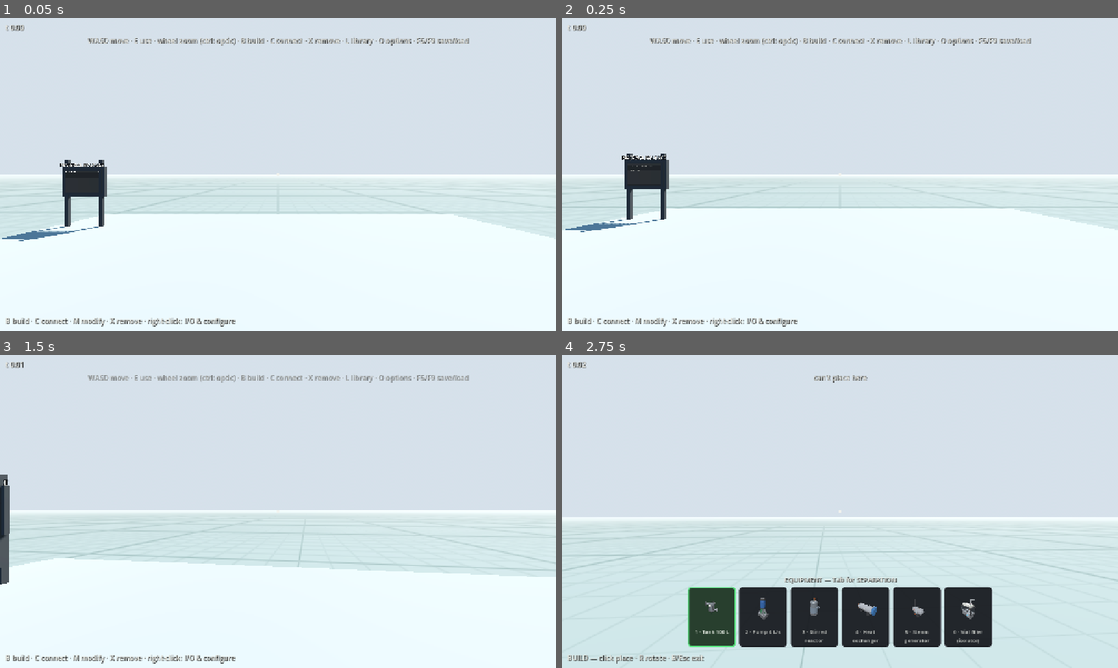
Above: before the commit, frames 1-4 (two rows, left to right).
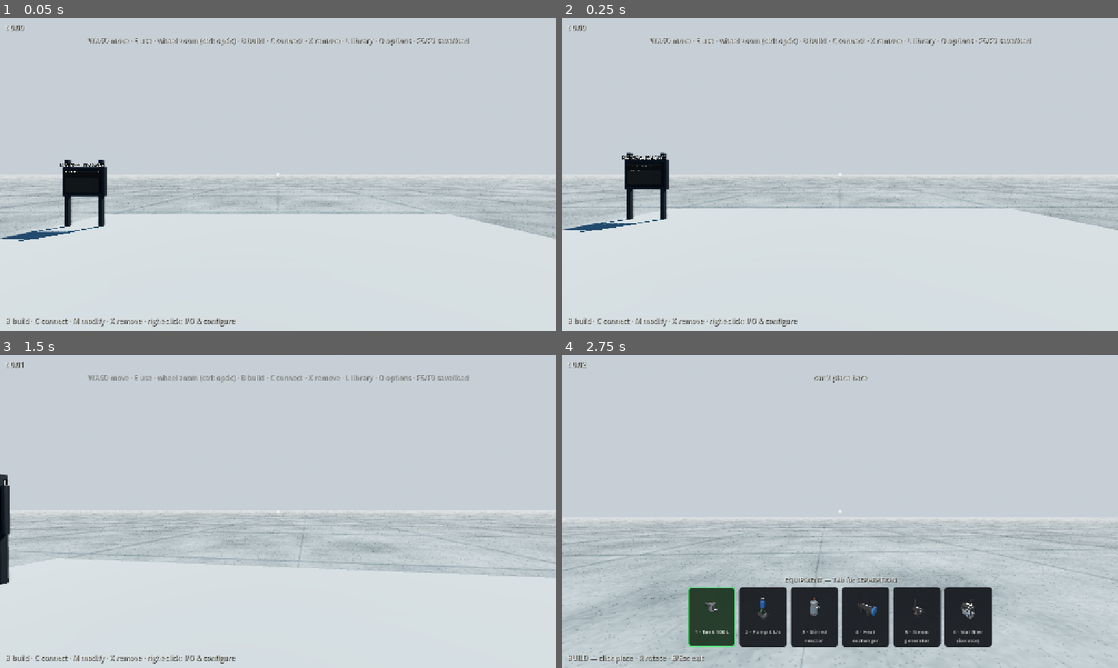
Above: after the commit, the same moments.

Repository: whharris917/flowstate
Game: Godot game, scene res://world/blank.tscn
The game is run twice, just before and just after one commit, with the same random seed, the same clock (stepped at 60 frames per second) and the same inputs. Sound files missing from this copy of the repository are replaced by a short silence.
Inputs (mouse positions are in pixels of both pictures, inside the frame that each line leads up to):
- Up to frame 1 (0.05 s): no input
- Up to frame 2 (0.25 s): no input
- Up to frame 3 (1.5 s): tap Enter at 0.5 s; move the mouse to (305, 511) at 0.52 s; hold E (interact) 0.53-1.28 s; hold W (move_forward) from 0.53 s (still down); click (305, 511) at 0.8 s; move the mouse to (250, 511) at 1.27 s; click (250, 511) at 1.35 s
- Up to frame 4 (2.75 s): keep holding W (move_forward); tap E (interact) at 1.55 s; move the mouse to (851, 505) at 2.02 s; hold B (build_mode) from 2.03 s (still down); click (851, 505) at 2.3 s

The runs differ from the first frame. In frame 1, 48% of the frame differs, in the area x 0-100%, y 45-100%; in frame 2, 49%, in the area x 0-100%, y 42-100%; in frame 3, 47%; in frame 4, 33%.

Commit message:
Realism pass: finishes read off the colour, concrete ground, ACES and SSAO
The director's call (2026-09-11) retires the flat-colour placeholder
policy. ViewUtil.flat now infers a finish from the colour a view asks
for: light greys are brushed stainless with anisotropic highlights,
dark greys painted or cast steel, colours enamel with a clearcoat,
alpha glass; matte() is asked for by name for concrete and painted
walls. The ground shader is procedural concrete under a faint grid.
Both environments run ACES with SSAO, soft 8k directional shadows and
4x MSAA, with the daytime ambient pulled down so steel keeps its
contrast. Verified from probe screenshots.

Co-Authored-By: Claude Fable 5.1 <noreply@anthropic.com>

Diff:
--- a/game/components/structure_factory.gd
+++ b/game/components/structure_factory.gd
@@ -72,6 +72,15 @@
 	"s_railing": COL_STEEL,
 	"s_sign": Color(0.10, 0.32, 0.52),
 }
+
+
+## Walls, doors and windows are painted panels, not polished steel;
+## the finish heuristic in ViewUtil.flat would read their light grey
+## as stainless.
+static func material_for(type_id: String) -> StandardMaterial3D:
+	if type_id in ["s_wall", "s_door", "s_window"]:
+		return ViewUtil.matte(COLORS[type_id])
+	return ViewUtil.flat(COLORS[type_id])
 
 
 static func beam_size(length: float) -> Vector3:
@@ -128,7 +137,7 @@
 
 static func _build_basic(body: StructureView, type_id: String, size: Vector3) -> void:
 	_collide(body, size, Vector3.ZERO)
-	ViewUtil.box(body, size, Vector3.ZERO, ViewUtil.flat(COLORS[type_id]))
+	ViewUtil.box(body, size, Vector3.ZERO, material_for(type_id))
 	# Flange lines on steel members so they read as sections, not slabs.
 	var steel := ViewUtil.flat(COLORS[type_id])
 	var bolt := ViewUtil.flat(Color(0.35, 0.36, 0.38))
@@ -163,7 +172,7 @@
 ## and its blocker slide together, and the blocker disables once the
 ## leaf is mostly open so the doorway is passable.
 static func _build_door(body: StructureView, size: Vector3) -> void:
-	var mat := ViewUtil.flat(COLORS["s_door"])
+	var mat := material_for("s_door")
 	var half_h := size.y / 2.0
 	for side: float in [-1.0, 1.0]:
 		var jamb := Vector3(0.18, size.y, size.z)
@@ -186,7 +195,7 @@
 
 
 static func _build_window(body: StructureView, size: Vector3) -> void:
-	var mat := ViewUtil.flat(COLORS["s_window"])
+	var mat := material_for("s_window")
 	_collide(body, size, Vector3.ZERO)
 	ViewUtil.box(body, Vector3(size.x, 1.0, size.z), Vector3(0, -size.y / 2.0 + 0.5, 0), mat)
 	ViewUtil.box(body, Vector3(size.x, 0.6, size.z), Vector3(0, size.y / 2.0 - 0.3, 0), mat)
--- a/game/components/view_util.gd
+++ b/game/components/view_util.gd
@@ -1,13 +1,77 @@
 class_name ViewUtil
-## Shared placeholder-art helpers. Boxes, cylinders, flat color, one
-## emissive variant — nothing prettier until systems are proven.
+## Shared art helpers. Boxes, cylinders, a material factory, one
+## emissive variant, the interact volume and the floating label.
+##
+## Finish (director, 2026-09-11: "as realistic as possible", which
+## retires the flat-colour placeholder policy): every view already
+## encodes what a part is made of in the colour it asks for, so flat()
+## reads the finish off the colour. A low-saturation light grey is
+## brushed stainless; a low-saturation dark grey is painted or cast
+## steel; anything with colour in it is enamel paint; anything with
+## alpha is glass. Concrete, rubber and fabric ask for matte() by name.
 
 
+## A material whose finish follows the colour. See the class comment.
 static func flat(color: Color) -> StandardMaterial3D:
 	var mat := StandardMaterial3D.new()
 	mat.albedo_color = color
-	mat.roughness = 0.85
+	if color.a < 0.999:
+		mat.transparency = BaseMaterial3D.TRANSPARENCY_ALPHA
+		mat.roughness = 0.08
+		mat.metallic = 0.0
+		mat.metallic_specular = 0.9
+	elif color.s < 0.13 and color.v > 0.45:
+		_stainless(mat)
+	elif color.s < 0.13:
+		mat.metallic = 0.55
+		mat.roughness = 0.58
+	else:
+		mat.metallic = 0.04
+		mat.roughness = 0.42
+		mat.clearcoat_enabled = true
+		mat.clearcoat = 0.25
+		mat.clearcoat_roughness = 0.35
 	return mat
+
+
+## Brushed stainless, whatever the tint: the vessel shells, the
+## sanitary lines, the handrails.
+static func steel(color: Color = Color(0.62, 0.66, 0.70)) -> StandardMaterial3D:
+	var mat := StandardMaterial3D.new()
+	mat.albedo_color = color
+	_stainless(mat)
+	return mat
+
+
+## Enamel paint, whatever the tint: pump casings, cabinets, steelwork.
+static func painted(color: Color) -> StandardMaterial3D:
+	var mat := StandardMaterial3D.new()
+	mat.albedo_color = color
+	mat.metallic = 0.04
+	mat.roughness = 0.42
+	mat.clearcoat_enabled = true
+	mat.clearcoat = 0.25
+	mat.clearcoat_roughness = 0.35
+	return mat
+
+
+## Dull and dielectric: concrete, rubber, grating paint, fabric.
+static func matte(color: Color) -> StandardMaterial3D:
+	var mat := StandardMaterial3D.new()
+	mat.albedo_color = color
+	mat.metallic = 0.0
+	mat.roughness = 0.92
+	return mat
+
+
+static func _stainless(mat: StandardMaterial3D) -> void:
+	mat.metallic = 0.92
+	mat.roughness = 0.34
+	mat.metallic_specular = 0.6
+	# The brushing: anisotropic highlights along the surface, which the
+	# primitive meshes' tangents carry for free.
+	mat.anisotropy_enabled = true
+	mat.anisotropy = 0.55
 
 
 static func glow(color: Color, energy: float = 1.6) -> StandardMaterial3D:
--- a/game/project.godot
+++ b/game/project.godot
@@ -176,3 +176,6 @@
 [rendering]
 
 environment/defaults/default_clear_color=Color(0.04, 0.045, 0.055, 1)
+anti_aliasing/quality/msaa_3d=2
+lights_and_shadows/directional_shadow/size=8192
+lights_and_shadows/directional_shadow/soft_shadow_filter_quality=3
--- a/game/world/ground_grid.gdshader
+++ b/game/world/ground_grid.gdshader
@@ -1,17 +1,33 @@
 shader_type spatial;
-// World-space ground grid: 1 m minor lines, 8 m major lines, each
+// World-space ground: poured concrete with faint 1 m minor and 8 m
+// major lines (the pad's own grid, not a construction overlay), each
 // fading with distance so the infinite plane reads as ground rather
 // than moiré. Drawn in world space so the mesh can follow the player
-// without the pattern swimming.
+// without the pattern swimming. The concrete is procedural value
+// noise at three scales — mottling, aggregate and a hairline sheen —
+// so no texture asset is needed (director, 2026-09-11: as realistic
+// as possible).
 
-uniform vec3 base_color : source_color = vec3(0.44, 0.47, 0.44);
-uniform vec3 minor_color : source_color = vec3(0.39, 0.42, 0.39);
-uniform vec3 major_color : source_color = vec3(0.31, 0.35, 0.32);
+uniform vec3 base_color : source_color = vec3(0.50, 0.50, 0.48);
+uniform vec3 minor_color : source_color = vec3(0.45, 0.45, 0.43);
+uniform vec3 major_color : source_color = vec3(0.38, 0.39, 0.38);
 
 varying vec3 world_pos;
 
 void vertex() {
 	world_pos = (MODEL_MATRIX * vec4(VERTEX, 1.0)).xyz;
+}
+
+float hash2(vec2 p) {
+	return fract(sin(dot(p, vec2(127.1, 311.7))) * 43758.5453123);
+}
+
+float value_noise(vec2 p) {
+	vec2 i = floor(p);
+	vec2 f = fract(p);
+	vec2 u = f * f * (3.0 - 2.0 * f);
+	return mix(mix(hash2(i), hash2(i + vec2(1.0, 0.0)), u.x),
+		mix(hash2(i + vec2(0.0, 1.0)), hash2(i + vec2(1.0, 1.0)), u.x), u.y);
 }
 
 float grid_line(vec2 pos, float spacing) {
@@ -21,11 +37,18 @@
 
 void fragment() {
 	float dist = length(world_pos - CAMERA_POSITION_WORLD);
-	float fade_minor = clamp(1.0 - dist / 45.0, 0.0, 1.0);
+	vec2 p = world_pos.xz;
+	// Concrete: broad mottling, fine aggregate, and a sparse speckle.
+	float mottle = value_noise(p * 0.35) * 0.6 + value_noise(p * 1.3) * 0.4;
+	float grain = value_noise(p * 14.0);
+	float speckle = step(0.965, hash2(floor(p * 40.0)));
+	float shade = 0.70 + 0.40 * mottle + 0.12 * (grain - 0.5) - 0.14 * speckle;
+	vec3 color = base_color * shade;
+	float fade_minor = clamp(1.0 - dist / 40.0, 0.0, 1.0);
 	float fade_major = clamp(1.0 - dist / 160.0, 0.0, 1.0);
-	vec3 color = base_color;
-	color = mix(color, minor_color, grid_line(world_pos.xz, 1.0) * fade_minor);
-	color = mix(color, major_color, grid_line(world_pos.xz, 8.0) * fade_major);
+	color = mix(color, minor_color * shade, grid_line(p, 1.0) * fade_minor * 0.7);
+	color = mix(color, major_color * shade, grid_line(p, 8.0) * fade_major);
 	ALBEDO = color;
-	ROUGHNESS = 0.95;
+	ROUGHNESS = 0.90 - 0.08 * grain;
+	SPECULAR = 0.15;
 }
--- a/game/world/hall.gd
+++ b/game/world/hall.gd
@@ -50,9 +50,14 @@
 	env.ambient_light_source = Environment.AMBIENT_SOURCE_COLOR
 	env.ambient_light_color = Color(0.55, 0.57, 0.60)
 	env.ambient_light_energy = 0.5
-	env.tonemap_mode = Environment.TONE_MAPPER_FILMIC
+	env.tonemap_mode = Environment.TONE_MAPPER_ACES
+	env.tonemap_white = 6.0
 	env.glow_enabled = true
-	env.glow_intensity = 0.35
+	env.glow_intensity = 0.3
+	env.ssao_enabled = true
+	env.ssao_radius = 1.2
+	env.ssao_intensity = 2.0
+	env.ssao_power = 1.8
 	env.volumetric_fog_enabled = true
 	env.volumetric_fog_density = 0.008
 	env.volumetric_fog_albedo = Color(0.9, 0.92, 0.95)
--- a/game/world/sandbox.gd
+++ b/game/world/sandbox.gd
@@ -66,10 +66,19 @@
 	env.background_mode = Environment.BG_SKY
 	env.sky = sky
 	env.ambient_light_source = Environment.AMBIENT_SOURCE_SKY
-	env.ambient_light_energy = 0.8
-	env.tonemap_mode = Environment.TONE_MAPPER_FILMIC
+	env.ambient_light_energy = 0.55
+	env.tonemap_mode = Environment.TONE_MAPPER_ACES
+	env.tonemap_white = 4.0
+	env.tonemap_exposure = 0.9
 	env.glow_enabled = true
-	env.glow_intensity = 0.25
+	env.glow_intensity = 0.18
+	env.glow_bloom = 0.05
+	# Contact shadow in the corners and under the skirts: the cheapest
+	# thing that makes steel look like it stands on the ground.
+	env.ssao_enabled = true
+	env.ssao_radius = 1.2
+	env.ssao_intensity = 2.0
+	env.ssao_power = 1.8
 	# A whisper of distance fog gives the infinite plane a horizon.
 	env.fog_enabled = true
 	env.fog_light_color = Color(0.72, 0.78, 0.84)
@@ -86,6 +95,10 @@
 	_sun_base_color = sun.light_color
 	sun.shadow_enabled = true
 	sun.directional_shadow_max_distance = 120.0
+	sun.shadow_blur = 1.5
+	sun.directional_shadow_split_1 = 0.08
+	sun.directional_shadow_split_2 = 0.2
+	sun.directional_shadow_split_3 = 0.5
 	add_child(sun)
 
 
--- a/game/world/world_base.gd
+++ b/game/world/world_base.gd
@@ -165,7 +165,7 @@
 		sky_mat.sky_horizon_color = night_horizon.lerp(dusk_horizon.lerp(day_horizon, horizon), twilight)
 		sky_mat.ground_horizon_color = sky_mat.sky_horizon_color.darkened(0.15)
 	if sky_env != null:
-		sky_env.ambient_light_energy = lerpf(0.15, 0.35 + 0.45 * horizon, twilight)
+		sky_env.ambient_light_energy = lerpf(0.15, 0.28 + 0.30 * horizon, twilight)
 		sky_env.fog_light_color = sky_mat.sky_horizon_color if sky_mat != null else sky_env.fog_light_color
 
 
@@ -265,6 +265,6 @@
 	var box_mesh := BoxMesh.new()
 	box_mesh.size = size
 	mesh.mesh = box_mesh
-	mesh.material_override = ViewUtil.flat(color)
+	mesh.material_override = ViewUtil.matte(color)  # pads, floors, walls: concrete and paint
 	body.add_child(mesh)
 	add_child(body)
Not shown, changed: CLAUDE.md
